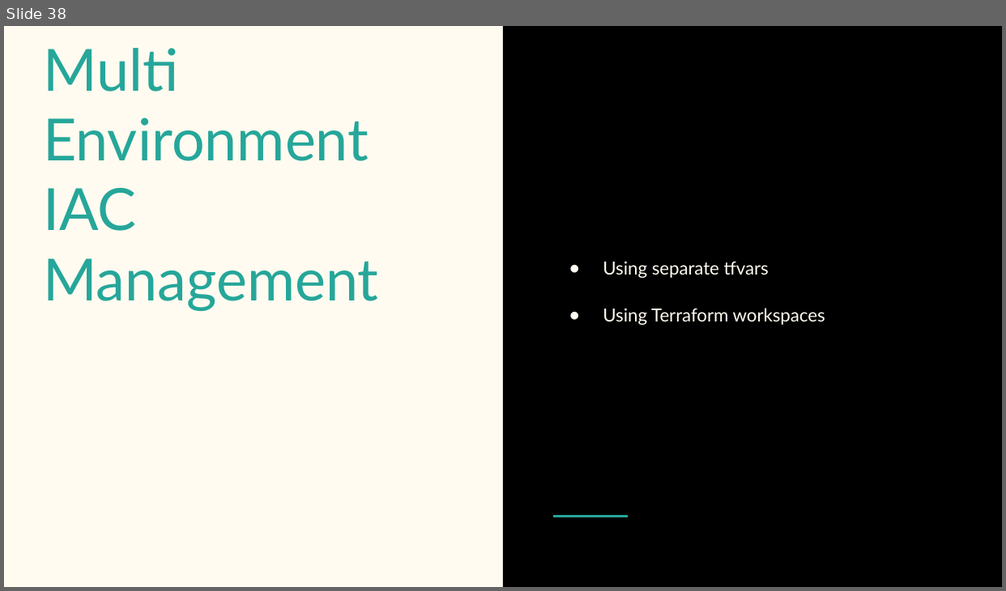
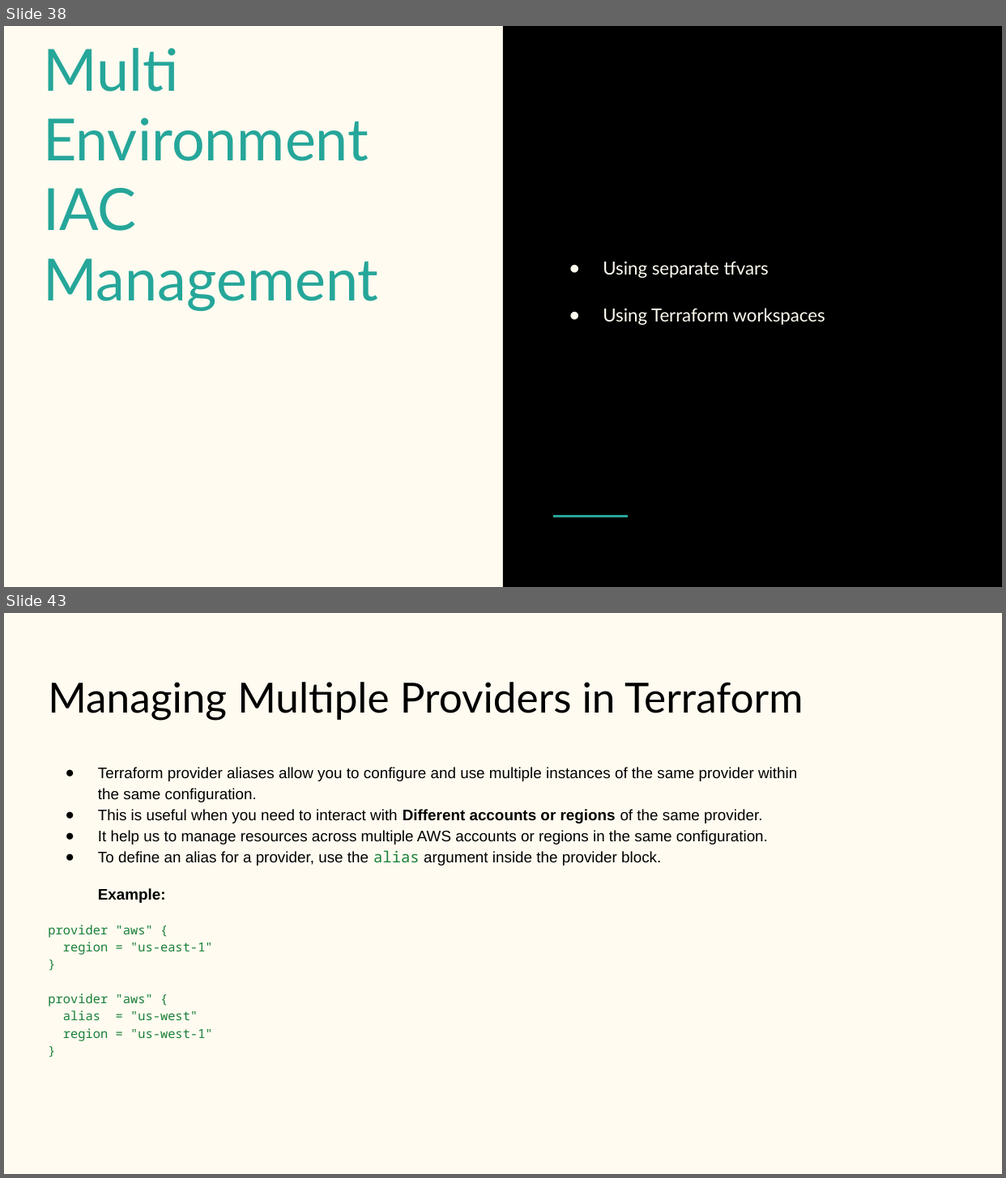
Before and after one commit to jainankur2/ankur-terraform-learning, a slide deck: Terraform.pptx. Shown one above the other, each under a label of ours: slide 38 before the commit, slides 38 and 43 after it; the slides between them are not shown. The pictures are 1006x591 and 1006x1178 pixels, drawn with LibreOffice and Linux fonts; fonts in the diff are those of the drawing. Boxes give left, top, right and bottom in pixels: in the first picture for what was removed or moved away, otherwise in the second. Text is boxed around its words. In the diff, an @@ line names an element or a change of style, - is before the commit and + after.

```diff
--- a/Terraform.pptx
+++ b/Terraform.pptx
@@ slide 43 added at (4,613,1002,1174), background #FFFBF0 @@
@@ title added at (48,682,803,721), 30 pt, text #000000 @@
+Managing Multiple Providers in Terraform
@@ text added at (48,767,797,1041), 11 pt, text #000000 @@
+● Terraform provider aliases allow you to configure and use multiple instances of the same provider within the same configuration.
+● This is useful when you need to interact with Different accounts or regions of the same provider.
+● It help us to manage resources across multiple AWS accounts or regions in the same configuration.
+● To define an alias for a provider, use the alias argument inside the provider block.
+Example:
+provider "aws" {
+region = "us-east-1"
+}
+provider "aws" {
+alias = "us-west"
+region = "us-west-1"
+}
```
Also in this commit, not shown: 2 slides changed, 16 other slides added, 44 other files.
